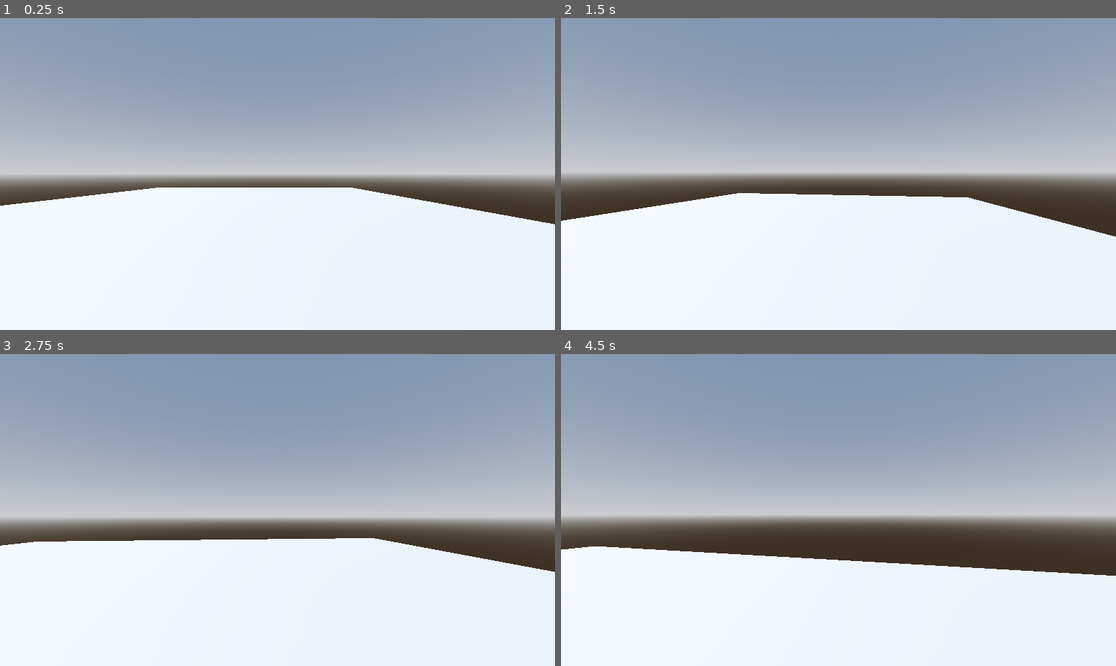
Above: before the commit, frames 1-4 (two rows, left to right).
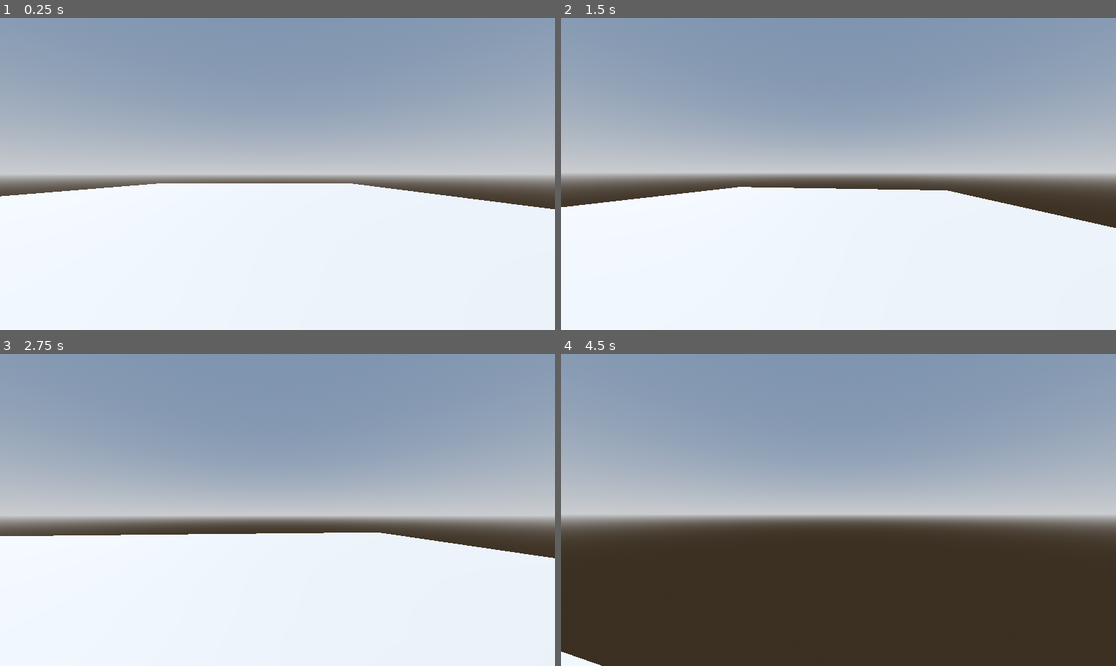
Above: after the commit, the same moments.

Repository: AmazenYT/shootergameassignment
Game: Godot game, scene res://world.tscn
Same seed, same stepped clock (60 frames per second), same inputs: the game is played once before the commit and once after it. The project has no main scene, so this scene is started directly.
Inputs (mouse positions are in pixels of both pictures, inside the frame that each line leads up to):
- Up to frame 1 (0.25 s): no input
- Up to frame 2 (1.5 s): tap Enter at 0.5 s; move the mouse to (866, 174) at 0.52 s; hold Shift (sprint) 0.53-1.28 s; hold W (up) from 0.53 s (still down); tap Space (jump) at 0.77 s; move the mouse to (810, 174) at 1.27 s; tap Shift (sprint) at 1.35 s
- Up to frame 3 (2.75 s): keep holding W (up); tap Space (jump) at 1.52 s; move the mouse to (288, 503) at 2.02 s; hold Shift (sprint) from 2.03 s (still down)
- Up to frame 4 (4.5 s): keep holding W (up); move the mouse to (832, 516) at 2.77 s; release Shift (sprint) at 2.78 s; tap Shift (sprint) at 2.85, 4.35 s; tap Space (jump) at 3.02, 3.77 s; move the mouse to (877, 513) at 3.52 s; hold Shift (sprint) 3.53-4.28 s; move the mouse to (794, 506) at 4.27 s

The runs differ from the first frame. In frame 1, 2.2% of the frame differs, in the area x 0-100%, y 53-67%; in frame 2, 2.3%; in frame 3, 3.4%; in frame 4, 34%, in the area x 0-100%, y 61-100%.

Commit message:
Sprint + FOV changes to player

Diff:
--- a/shooter-game/player.gd
+++ b/shooter-game/player.gd
@@ -1,9 +1,18 @@
 extends CharacterBody3D
 
-const SPEED = 5.0
+var speed
+const WALK_SPEED = 5.0
+const SPRINT_SPEED = 8.0
 const JUMP_VELOCITY = 4.5
 const SENSITIVITY = 0.003
 var gravity = 9.8
+
+const BOB_FREQ = 2.0
+const BOB_AMP = 0.08
+var t_bob = 0.0
+
+const BASE_FOV = 75.0
+const FOV_CHANGE = 1.5
 
 @onready var head = $Head
 @onready var camera = $Head/Camera3D
@@ -27,16 +36,34 @@
 	# Handle jump.
 	if Input.is_action_just_pressed("jump") and is_on_floor():
 		velocity.y = JUMP_VELOCITY
-
+	if Input.is_action_pressed("sprint"):
+		speed = SPRINT_SPEED
+	else:
+		speed = WALK_SPEED
 	# Get the input direction and handle the movement/deceleration.
 	var input_dir := Input.get_vector("down", "up", "left", "right")
-	var direction : Vector3 = (head.transform.basis * Vector3(input_dir.x, 0, input_dir.y)).normalized()
+	var direction = (head.transform.basis * Vector3(input_dir.x, 0, input_dir.y)).normalized()
+	if is_on_floor():
+		if direction:
+			velocity.x = direction.x * speed
+			velocity.z = direction.z * speed
+		else:
+			velocity.x = 0.0
+			velocity.z = 0.0
+	else:
+		velocity.x = lerp(velocity.x, direction.x * speed, delta * 2.0)
+		velocity.z = lerp(velocity.z, direction.z * speed, delta * 2.0)
 
-	if direction:
-		velocity.x = direction.x * SPEED
-		velocity.z = direction.z * SPEED
-	else:
-		velocity.x = 0.0
-		velocity.z = 0.0
+	t_bob += delta * velocity.length() * float(is_on_floor())
+	camera.transform.origin = _headbob(t_bob)
 
+	var velocity_clamped = clamp(velocity.length(), 0.5, SPRINT_SPEED * 2)
+	var target_fov = BASE_FOV + FOV_CHANGE * velocity_clamped
+	camera.fov = lerp(camera.fov, target_fov, delta * 8.0)
 	move_and_slide()
+
+func _headbob(time) -> Vector3:
+	var pos = Vector3.ZERO
+	pos.y = sin(time * BOB_FREQ) * BOB_AMP
+	pos.x = cos(time * BOB_FREQ /2) * BOB_AMP
+	return pos
